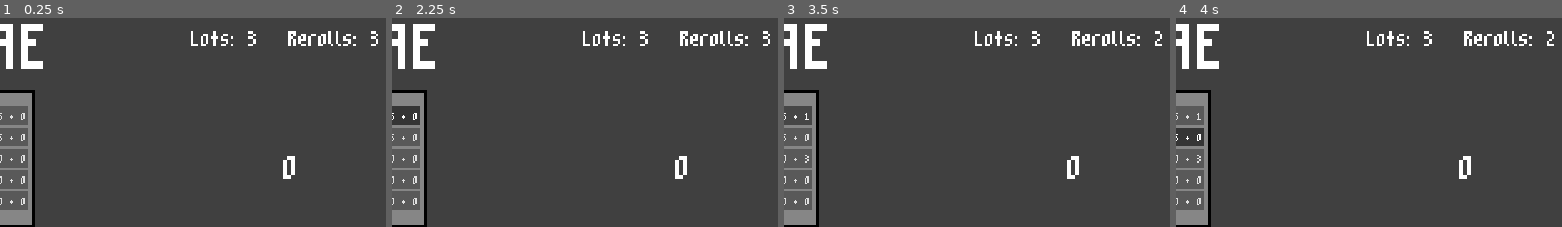
Above: before the commit, frames 1-4 (left to right).
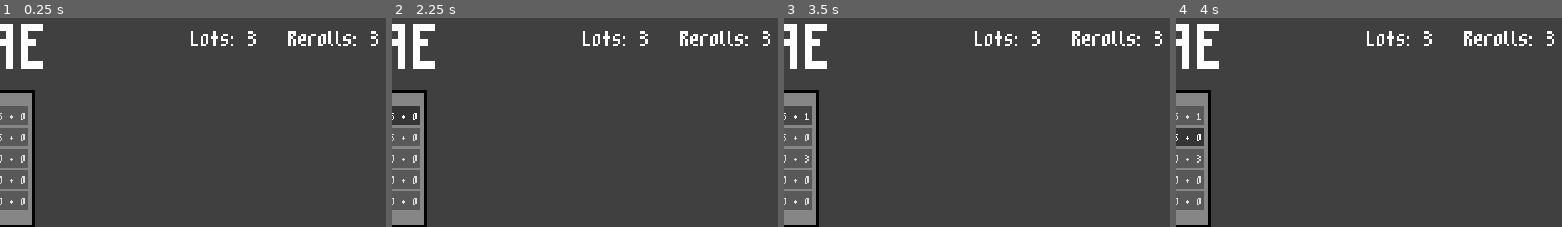
Above: after the commit, the same moments.

Repository: xander6424/DICESIRAE
Game: Godot game, scene res://scenes/main.tscn
Same seed, same stepped clock (60 frames per second), same inputs: the game is played once before the commit and once after it.
Inputs (mouse positions are % of the whole screen's width and height, from its top left):
- Up to frame 1 (0.25 s): no input
- Up to frame 2 (2.25 s): click "SCORE" at 0.5 s; click (96, 93) at 1.25 s; click "5 + 0" at 2 s
- Up to frame 3 (3.5 s): click "5 + 1" at 2.75 s
- Up to frame 4 (4 s): click "5 + 0" at 3.5 s
The pictures show only the part of the screen within x 29-79%, y 0-50%; the shares and areas given below are measured in that part.

The runs differ from the first frame. In frame 1, 0.2% of the frame differs, in the area x 73-77%, y 66-78%; in frame 2, 0.2%; in frame 3, 0.3%, in the area x 73-98%, y 8-78%; in frame 4, 0.3%.

Commit message:
Moved Update Labels
Moved the update_labels function to the scorecard to be handled by global variables and to made easier during scoring.

Diff:
--- a/scenes/main.tscn
+++ b/scenes/main.tscn
@@ -57,19 +57,8 @@
 theme_override_font_sizes/font_size = 32
 text = "Rerolls: "
 
-[node name="Score" type="Label" parent="." unique_id=1765731583]
+[node name="Total" type="Label" parent="." unique_id=200728729]
 unique_name_in_owner = true
-offset_left = 400.0
-offset_top = 112.0
-offset_right = 448.0
-offset_bottom = 150.0
-theme_override_fonts/font = ExtResource("2_tipki")
-theme_override_font_sizes/font_size = 48
-text = "0"
-horizontal_alignment = 1
-vertical_alignment = 1
-
-[node name="Total" type="Label" parent="." unique_id=200728729]
 offset_left = 16.0
 offset_top = 184.0
 offset_right = 97.0
@@ -139,4 +128,3 @@
 [connection signal="roll_done" from="DiceSet/Dice5" to="." method="_on_dice_roll_done"]
 [connection signal="saved_pressed" from="DiceSet/Dice5" to="." method="_on_saved_pressed"]
 [connection signal="update_game_status" from="Scorecard" to="." method="_update_game_status"]
-[connection signal="update_labels" from="Scorecard" to="." method="_on_update_labels"]
--- a/scripts/main.gd
+++ b/scripts/main.gd
@@ -3,16 +3,13 @@
 signal update_scorecard()
 
 @onready var score_label: Label = %Score
-@onready var lots_label: Label = %Lots
-@onready var reroll_label: Label = %Rerolls
-@onready var grand_total_label: Label = $Total
 @onready var roll_button: TextureButton = %RollButton
 
 var dice_in_play: int = 5
 var dice_rolled: int = 0
 
 func _ready() -> void:
-	_on_update_labels()
+	pass
 
 func _on_reset() -> void:
 	# Reset for new roll when pressing the roll button
@@ -38,7 +35,6 @@
 	if current_roll_scored:
 		Global.rerolls = 3
 		Global.lots -= 1
-		_on_update_labels()
 
 
 func _on_dice_roll_done(roll: int) -> void:
@@ -53,23 +49,12 @@
 		if Global.rerolls > 0:
 			roll_button.disabled = false
 
-		#dice_list.sort() for checking categories
-		_on_update_labels()
 		_update_game_status(false)
 
 
 		# Show numbers in output (remove later)
 		print("DICE ROLLED: ", Global.rolling_dice_list)
 		print("DICE SAVED: ", Global.saved_dice_list)
-
-
-func update_score(score_total: int):
-	score_label.text = str(score_total)
-
-func _on_update_labels() -> void:
-	lots_label.text = "Lots: " + str(Global.lots)
-	reroll_label.text = "Rerolls: " + str(Global.rerolls)
-	grand_total_label.text = "TOTAL: " + str(Global.grand_total)
 
 
 func score_dice() -> bool:
--- a/scripts/scorecard.gd
+++ b/scripts/scorecard.gd
@@ -1,9 +1,11 @@
 extends Control
 
-signal update_labels()
 signal update_game_status(current_roll_scored: bool)
 
 @onready var score_button: Button = %ScoreButton
+@onready var lots_label: Label = %Lots
+@onready var reroll_label: Label = %Rerolls
+@onready var grand_total_label: Label = %Total
 @onready var category_label_list = [%CategoryLabel1, %CategoryLabel2, %CategoryLabel3, %CategoryLabel4, %CategoryLabel5]
 @onready var category_button_list = [%CategoryButton1, %CategoryButton2, %CategoryButton3, %CategoryButton4, %CategoryButton5]
 
@@ -14,8 +16,8 @@
 	var name: String
 	var base_score: int
 	var total: int = 0
+	var scored: bool = false
 	var id: Categories
-	var scored: bool = false
 
 	var label: Label = null
 	var button: Button = null
@@ -50,6 +52,12 @@
 			scorecard_index += 1
 
 	score_button.pressed.connect(_score_button_pressed)
+	update_labels()
+
+func update_labels() -> void:
+	lots_label.text = "Lots: " + str(Global.lots)
+	reroll_label.text = "Rerolls: " + str(Global.rerolls)
+	grand_total_label.text = "TOTAL: " + str(Global.grand_total)
 
 
 func category_button_pressed() -> void:
@@ -82,7 +90,7 @@
 				current_category.button.text = str(scored_total)
 				Global.grand_total += scored_total
 
-			update_labels.emit()
+			update_labels()
 			update_game_status.emit(true)
 
 		else:
